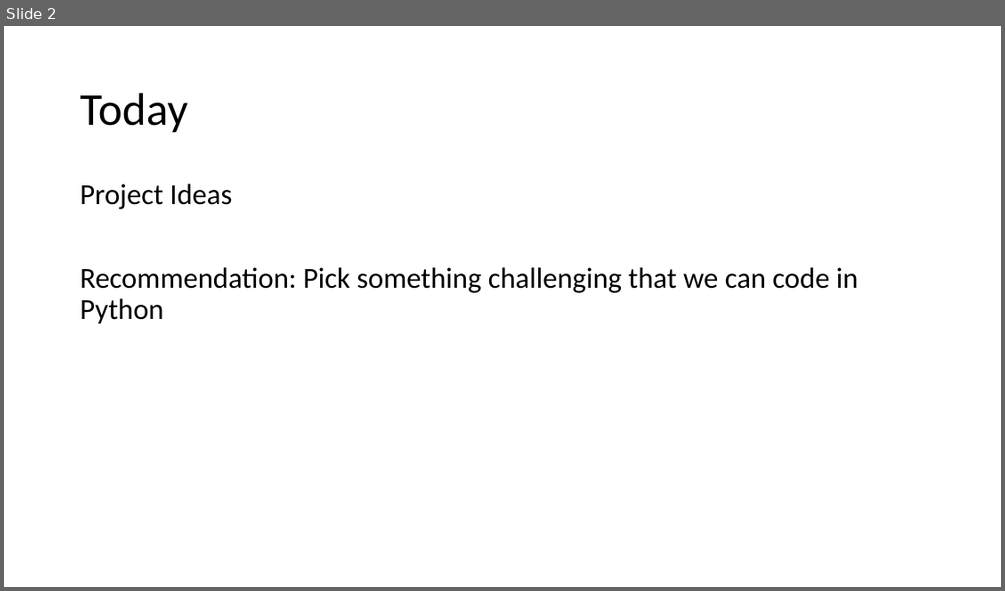
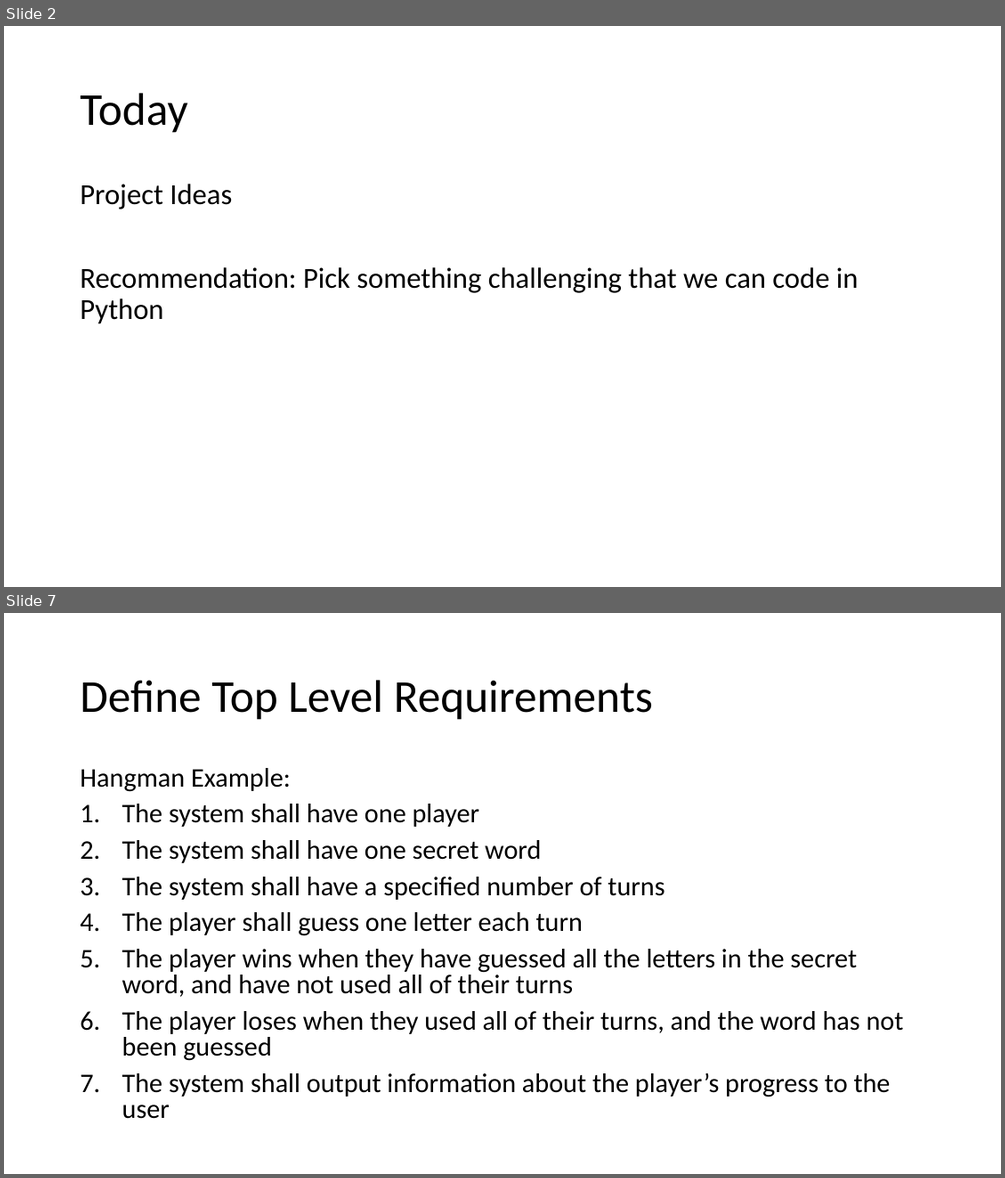
Before and after one commit to jlwgong/hangman, a slide deck: presentations/archive/Engineering III.pptx. Shown one above the other, each under a label of ours: slide 2 before the commit, slides 2 and 7 after it; the slides between them are not shown. The pictures are 1005x591 and 1005x1178 pixels, drawn with LibreOffice and Linux fonts; fonts in the diff are those of the drawing. Boxes give left, top, right and bottom in pixels: in the first picture for what was removed or moved away, otherwise in the second. Text is boxed around its words. In the diff, an @@ line names an element or a change of style, - is before the commit and + after.

```diff
--- a/presentations/archive/Engineering III.pptx
+++ b/presentations/archive/Engineering III.pptx
@@ slide 7 added at box(4, 613, 1001, 1174), background #FFFFFF @@
@@ title added at box(80, 680, 653, 720), 44 pt, text #000000 @@
+Define Top Level Requirements
@@ text added at box(80, 768, 904, 1119), 25.9 pt, text #000000 @@
+Hangman Example:
+1. The system shall have one player
+2. The system shall have one secret word
+3. The system shall have a specified number of turns
+4. The player shall guess one letter each turn
+5. The player wins when they have guessed all the letters in the secret word, and have not used all of their turns
+6. The player loses when they used all of their turns, and the word has not been guessed
+7. The system shall output information about the player’s progress to the user
```
Also in this commit, not shown: 3 slides changed, 9 other slides added, 1 slide removed, 9 other files.
